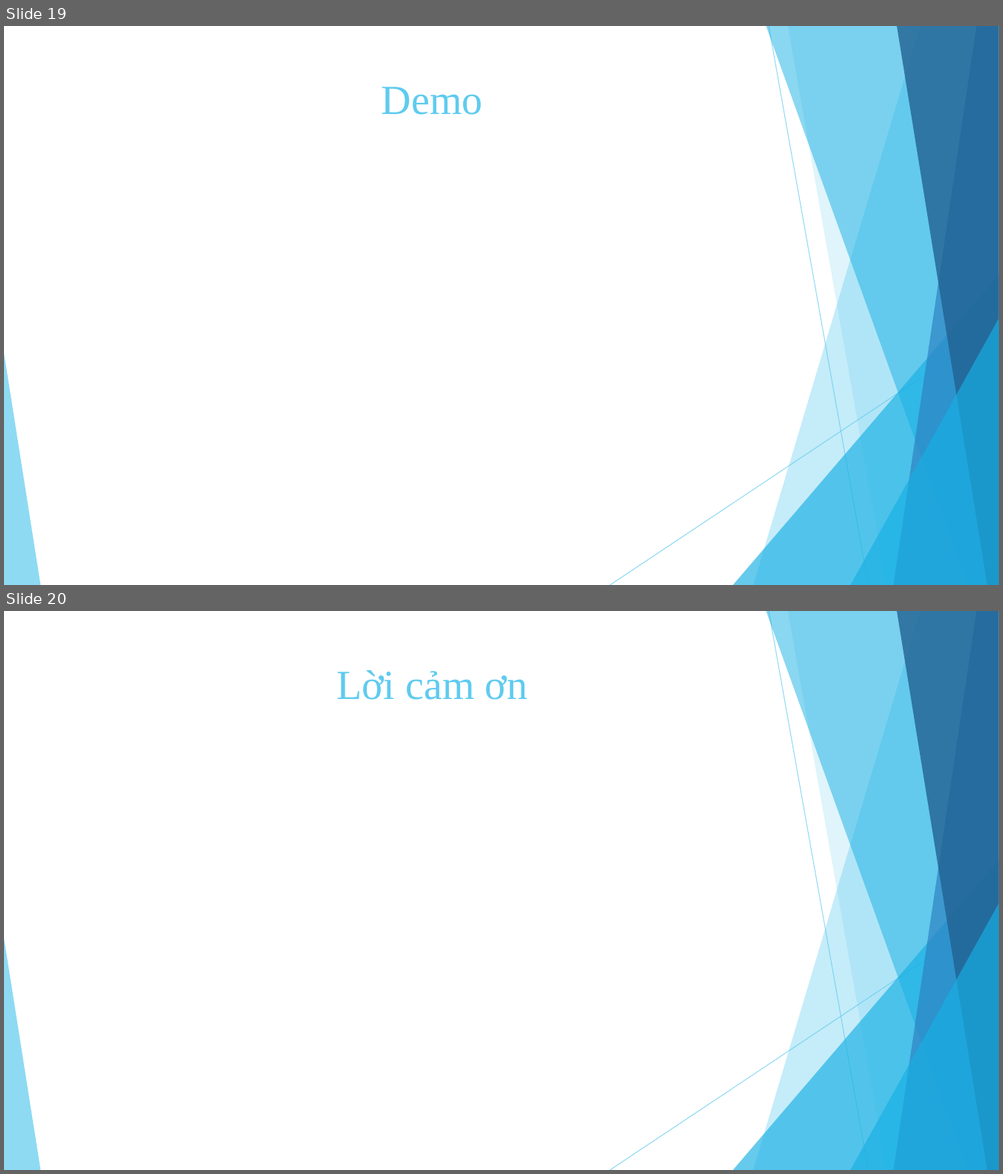
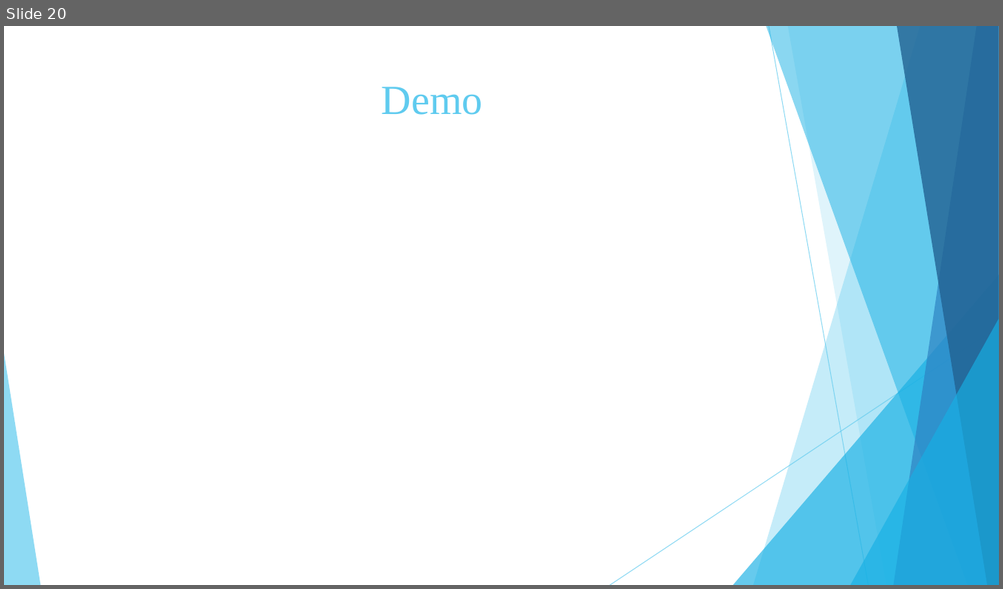
Before and after one commit to tuyennta/JobRecSys, a slide deck: Documents/Báo cáo/Bao cao KLTN.pptx. Shown one above the other, each under a label of ours: slides 19 and 20 before the commit, slide 20 after it. The pictures are 1003x1174 and 1003x589 pixels, drawn with LibreOffice and Linux fonts; fonts in the diff are those of the drawing. Boxes give left, top, right and bottom in pixels: in the first picture for what was removed or moved away, otherwise in the second. Text is boxed around its words. In the diff, an @@ line names an element or a change of style, - is before the commit and + after.

```diff
--- a/Documents/Báo cáo/Bao cao KLTN.pptx
+++ b/Documents/Báo cáo/Bao cao KLTN.pptx
@@ slide 20 removed at (4, 611, 999, 1170), background #FFFFFF; not listed: 10 template elements that a slide beside it also shows @@
@@ title removed at (336, 670, 527, 700) @@
-Lời cảm ơn
@@ what was slide 19 is now slide 20 @@
```
Also in this commit, not shown: 5 slides changed, 2 slides added.
